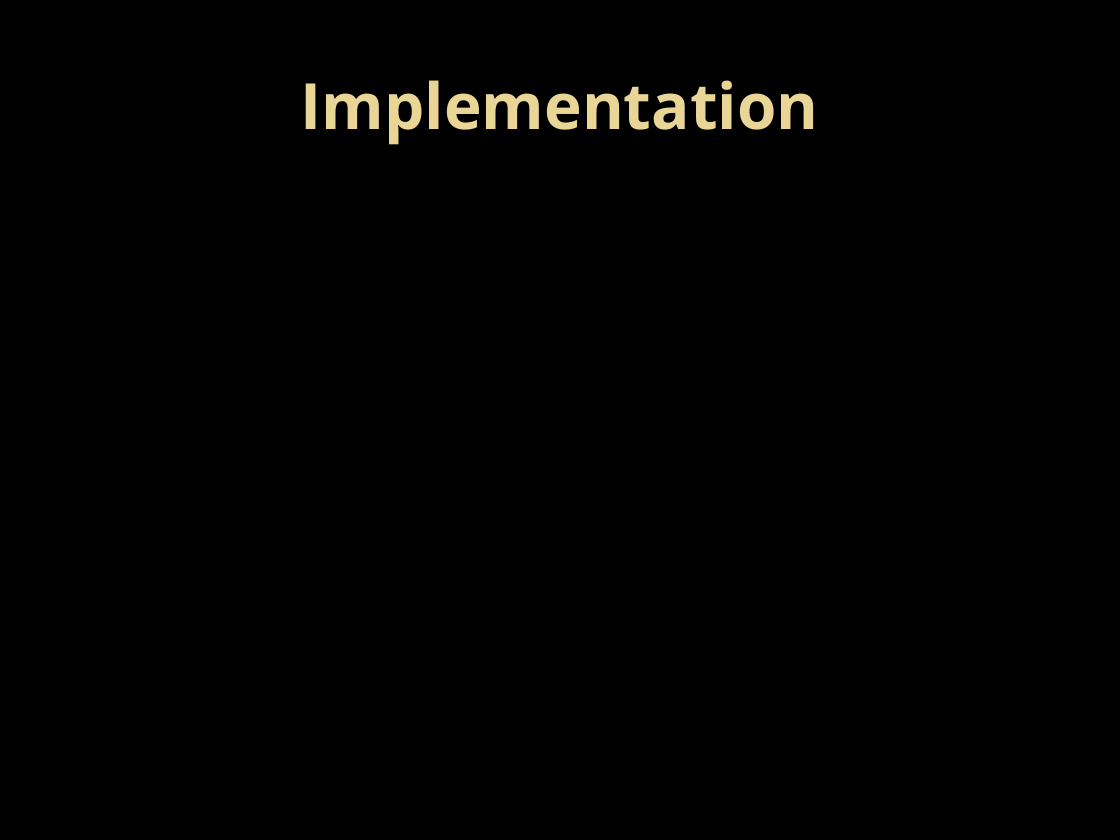
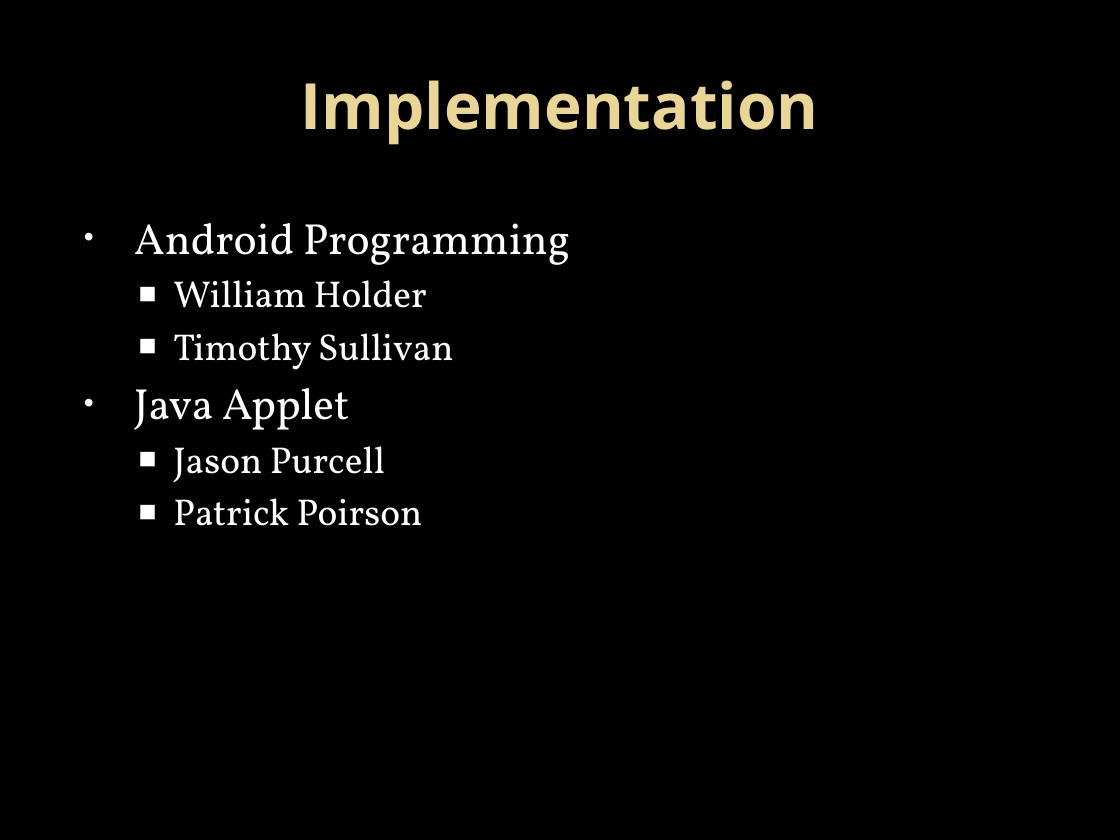
Before and after one commit to GroupIntensioMemoryGame/ProjectFiles, a slide deck: slide 21 of Delivery Briefing/Delivery Briefing.pptx. Drawn at 1120x840 pixels with LibreOffice and Linux fonts; fonts in the diff are those of the drawing; background and template pictures are left out. Boxes give left, top, right and bottom in pixels: in the first picture for what was removed or moved away, otherwise in the second. Text is boxed around its words. In the diff, an @@ line names an element or a change of style, - is before the commit and + after.

Commit message:
Presentation Update

```diff
--- a/Delivery Briefing/Delivery Briefing.pptx
+++ b/Delivery Briefing/Delivery Briefing.pptx
@@ text added at bbox=[134, 223, 570, 526], 24 pt, text #FFFFFF @@
+• Android Programming
+  ■ William Holder
+  ■ Timothy Sullivan
+• Java Applet
+  ■ Jason Purcell
+  ■ Patrick Poirson
```
Also in this commit, not shown: 2 other slides changed, 2 other files.
